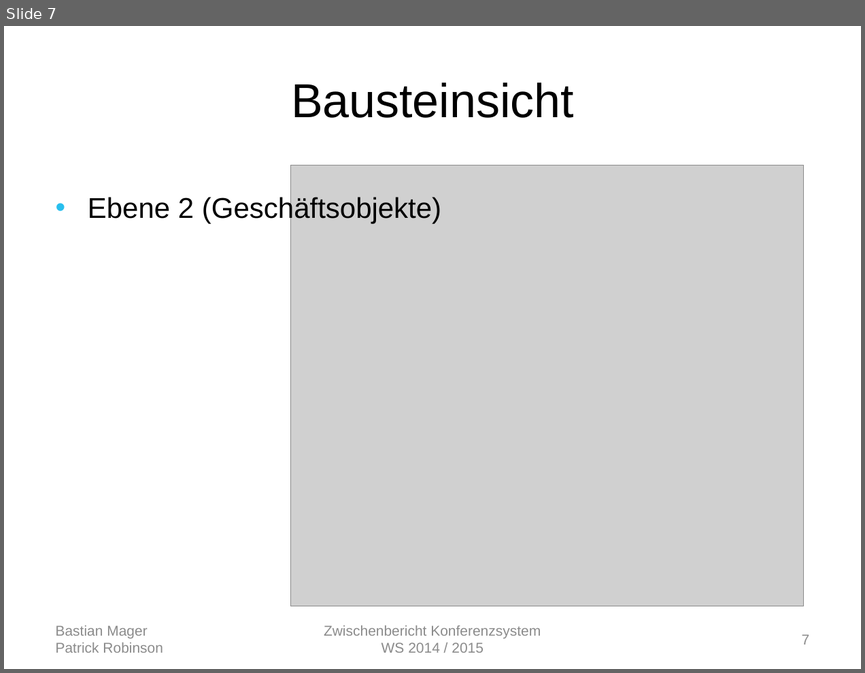
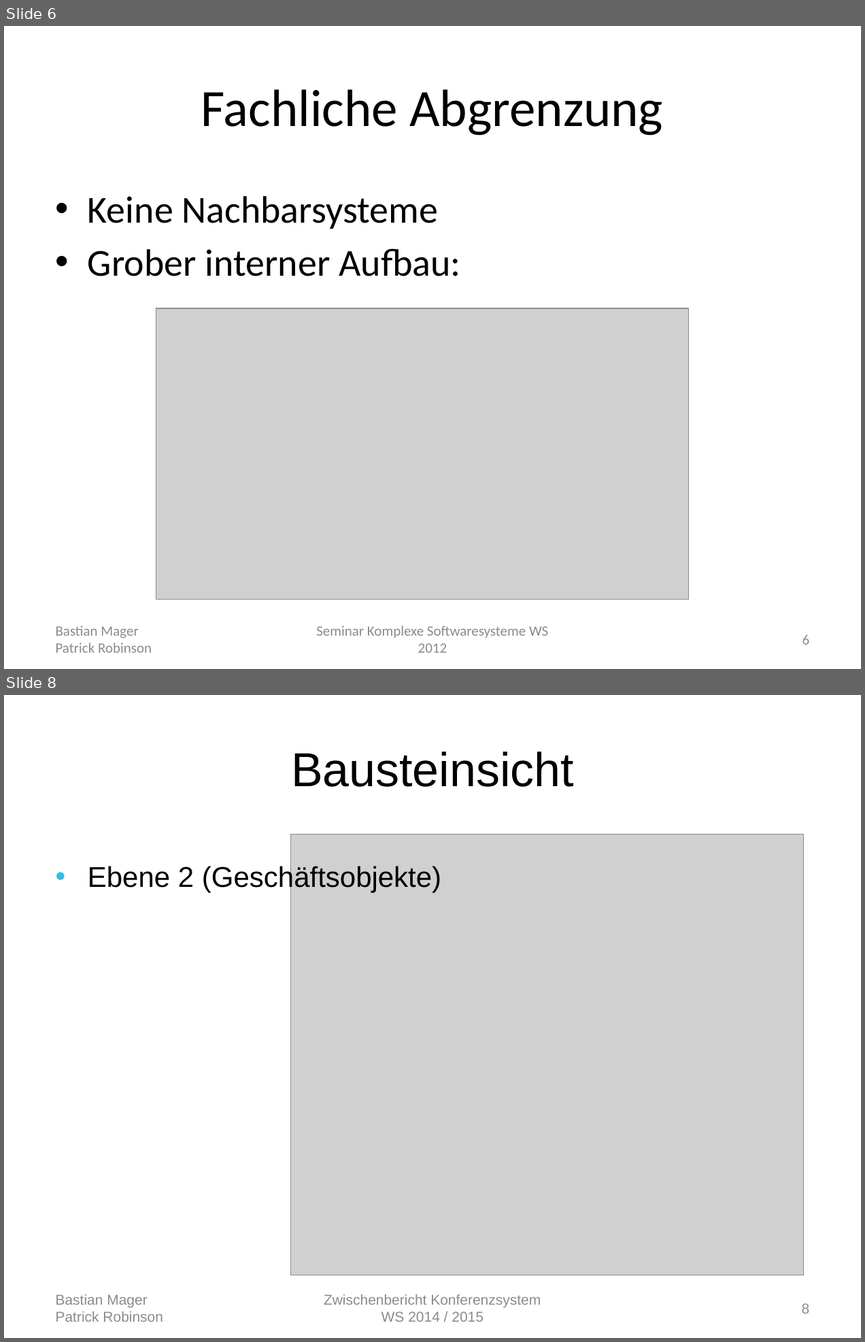
Before and after one commit to autarchprinceps/Conference-System, a slide deck: Documentation/Zwischenbericht.pptx. Shown one above the other, each under a label of ours: slide 7 before the commit, slides 6 and 8 after it; the slides between them are not shown. The pictures are 865x673 and 865x1342 pixels, drawn with LibreOffice and Linux fonts; fonts in the diff are those of the drawing; grey boxes stand for pictures. Boxes give left, top, right and bottom in pixels: in the first picture for what was removed or moved away, otherwise in the second. Text is boxed around its words. In the diff, an @@ line names an element or a change of style, - is before the commit and + after.

```diff
--- a/Documentation/Zwischenbericht.pptx
+++ b/Documentation/Zwischenbericht.pptx
@@ slide 6 added at box(4, 26, 861, 669), background #FFFFFF @@
@@ title added at box(201, 89, 663, 135), 44 pt, text #000000 @@
+Fachliche Abgrenzung
@@ text added at box(88, 196, 460, 276), 32 pt, text #000000 @@
+• Keine Nachbarsysteme
+• Grober interner Aufbau:
@@ picture added at box(156, 308, 689, 599) @@
@@ text added at box(56, 625, 152, 652), 12 pt, text #8C8C8C @@
+Bastian Mager
+Patrick Robinson
@@ text added at box(316, 625, 548, 652), 12 pt, text #8C8C8C @@
+Seminar Komplexe Softwaresysteme WS 2012
@@ page number added at box(802, 635, 810, 644), 12 pt, text #8C8C8C @@
+6
@@ what was slide 7 is now slide 8 @@
@@ page number at box(802, 1303, 810, 1313): text changed @@
-7
+8
```
Also in this commit, not shown: 4 slides changed, 2 slides removed, 1 other file.
